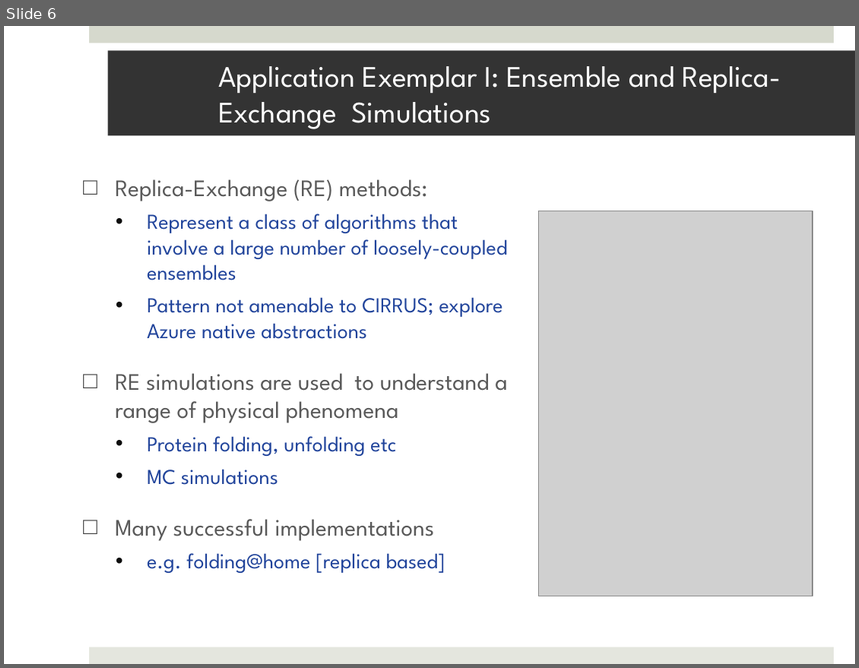
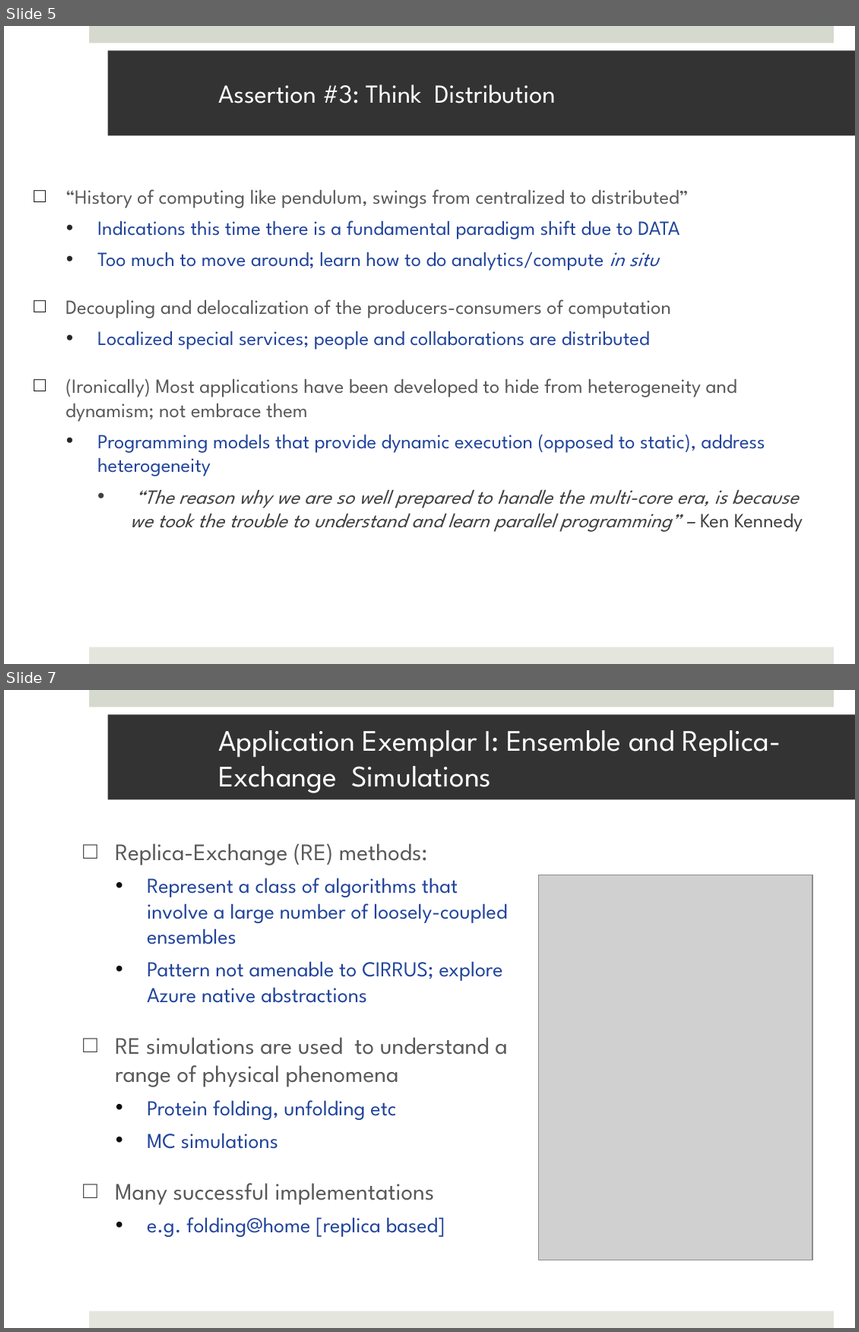
Before and after one commit to saga-project/saga-cpp-legacy-projects, a slide deck: saga-talks/abstractions_for_ls-microsoft.pptx. Shown one above the other, each under a label of ours: slide 6 before the commit, slides 5 and 7 after it; the slides between them are not shown. The pictures are 859x668 and 859x1332 pixels, drawn with LibreOffice and Linux fonts; fonts in the diff are those of the drawing; grey boxes stand for pictures; background and template pictures are left out. Boxes give left, top, right and bottom in pixels: in the first picture for what was removed or moved away, otherwise in the second. Text is boxed around its words. In the diff, an @@ line names an element or a change of style, - is before the commit and + after.

```diff
--- a/saga-talks/abstractions_for_ls-microsoft.pptx
+++ b/saga-talks/abstractions_for_ls-microsoft.pptx
@@ slide 5 added at bbox=[4, 26, 855, 664], background #FFFFFF; not listed: 2 template elements that a slide beside it also shows @@
@@ title added at bbox=[108, 50, 855, 135], fill #333333, 22 pt, text #FFFFFF @@
+Assertion #3: Think Distribution
@@ text added at bbox=[66, 189, 803, 532], 17 pt, text #21449B @@
+□ “History of computing like pendulum, swings from centralized to distributed”
+  • Indications this time there is a fundamental paradigm shift due to DATA
+  • Too much to move around; learn how to do analytics/compute in situ
+□ Decoupling and delocalization of the producers-consumers of computation
+  • Localized special services; people and collaborations are distributed
+□ (Ironically) Most applications have been developed to hide from heterogeneity and dynamism; not embrace them
+  • Programming models that provide dynamic execution (opposed to static), address heterogeneity
+    • “The reason why we are so well prepared to handle the multi-core era, is because we took the trouble to understand and learn parallel programming” – Ken Kennedy
@@ what was slide 6 is now slide 7 @@
```
Also in this commit, not shown: 14 slides changed, 2 other slides added, 6 slides removed.
